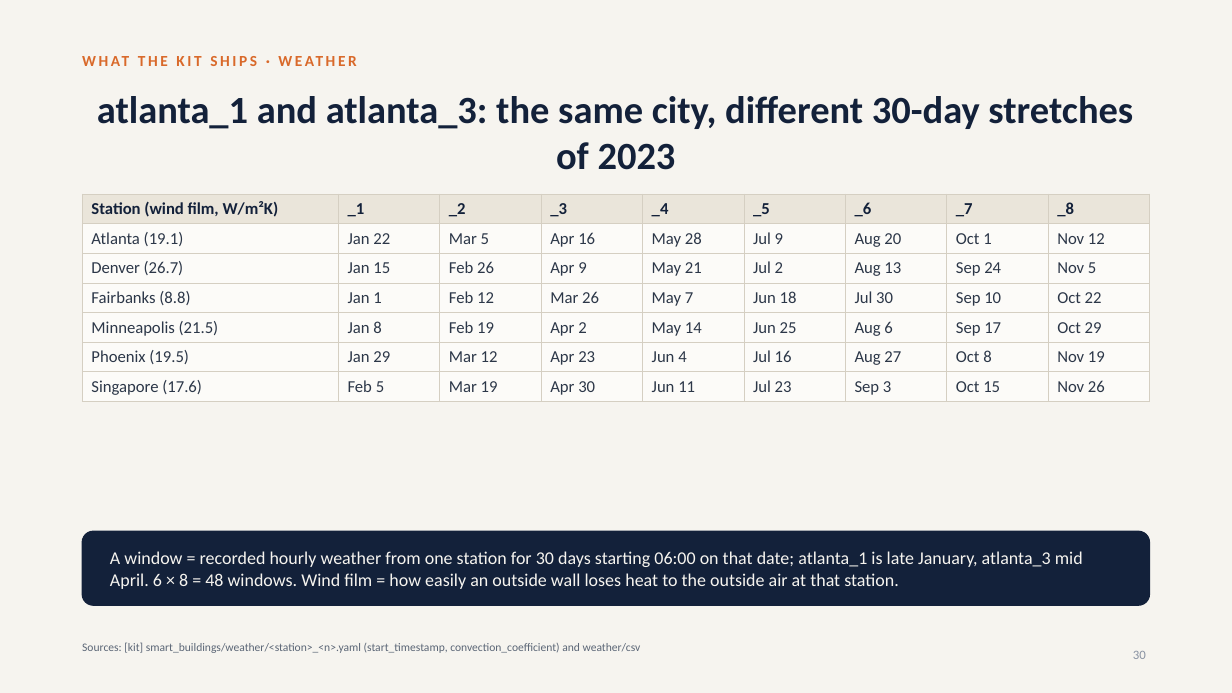
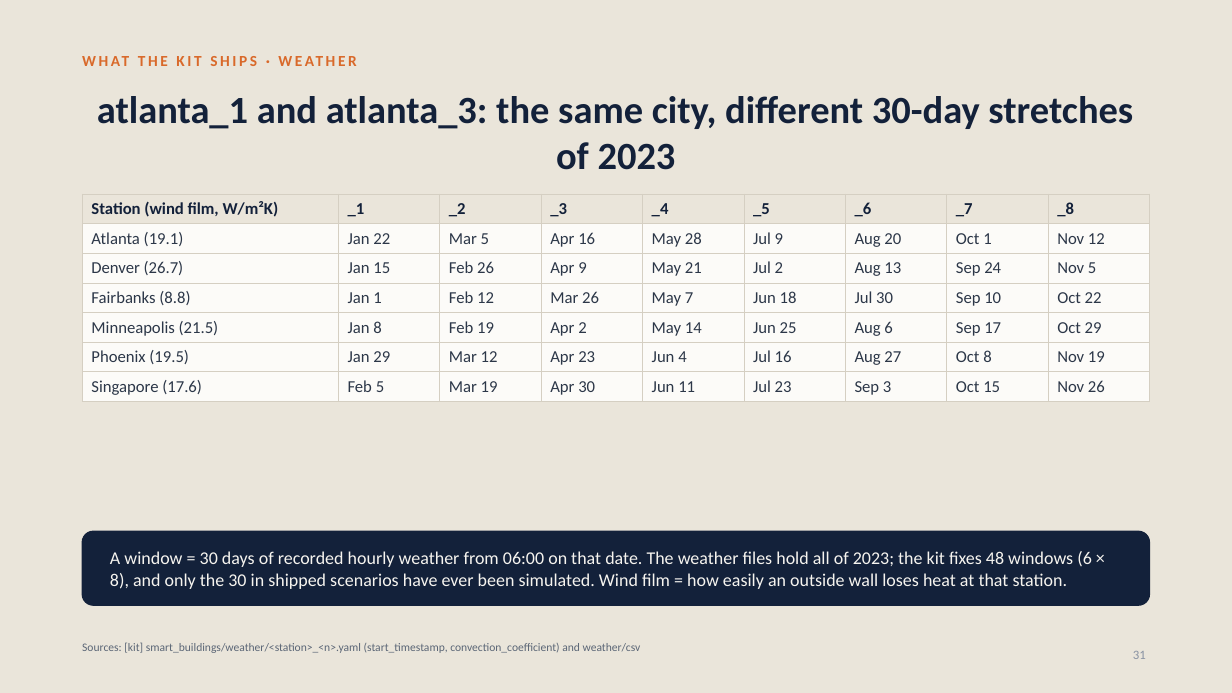
Before and after one commit to srivathsanb14/working-code, a slide deck: slide 31 of docs/One_Controller_for_Every_Building_meeting.pptx (slide 30 before the commit). Drawn at 1232x693 pixels with LibreOffice and Linux fonts; fonts in the diff are those of the drawing. Boxes give left, top, right and bottom in pixels: in the first picture for what was removed or moved away, otherwise in the second. Text is boxed around its words. In the diff, an @@ line names an element or a change of style, - is before the commit and + after.

```diff
--- a/docs/One_Controller_for_Every_Building_meeting.pptx
+++ b/docs/One_Controller_for_Every_Building_meeting.pptx
@@ background #F6F4EF to #EAE5DA @@
@@ text at (x1=110, y1=551, x2=1092, y2=589): text changed @@
-A window = recorded hourly weather from one station for 30 days starting 06:00 on that date; atlanta_1 is late January, atlanta_3 mid April. 6 × 8 = 48 windows. Wind film = how easily an outside wall loses heat to the outside air at that station.
+A window = 30 days of recorded hourly weather from 06:00 on that date. The weather files hold all of 2023; the kit fixes 48 windows (6 × 8), and only the 30 in shipped scenarios have ever been simulated. Wind film = how easily an outside wall loses heat at that station.
@@ page number at (x1=1133, y1=651, x2=1146, y2=659): text changed @@
-30
+31
```
Also in this commit, not shown: 6 other slides changed, 2 slides added, 4 other files.
